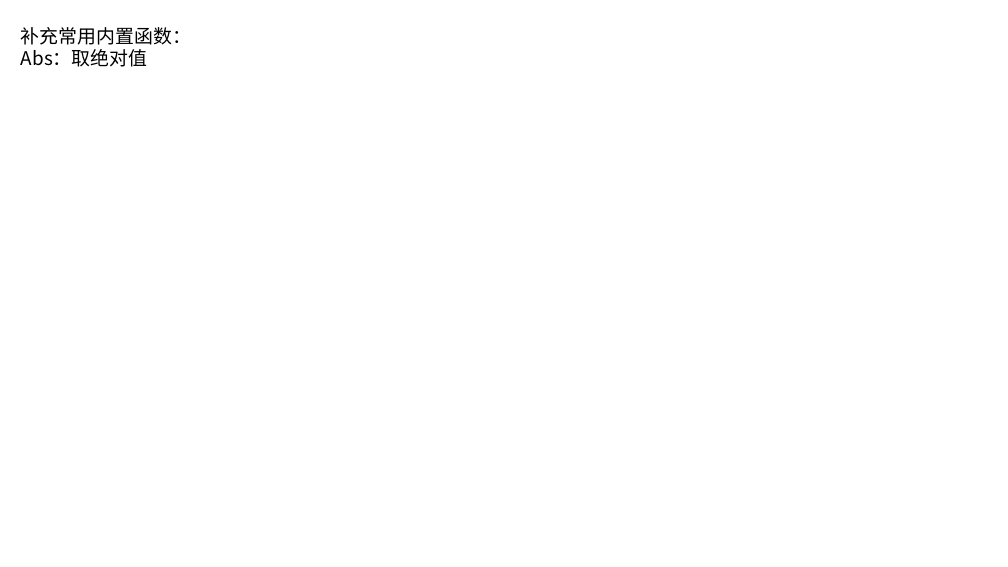
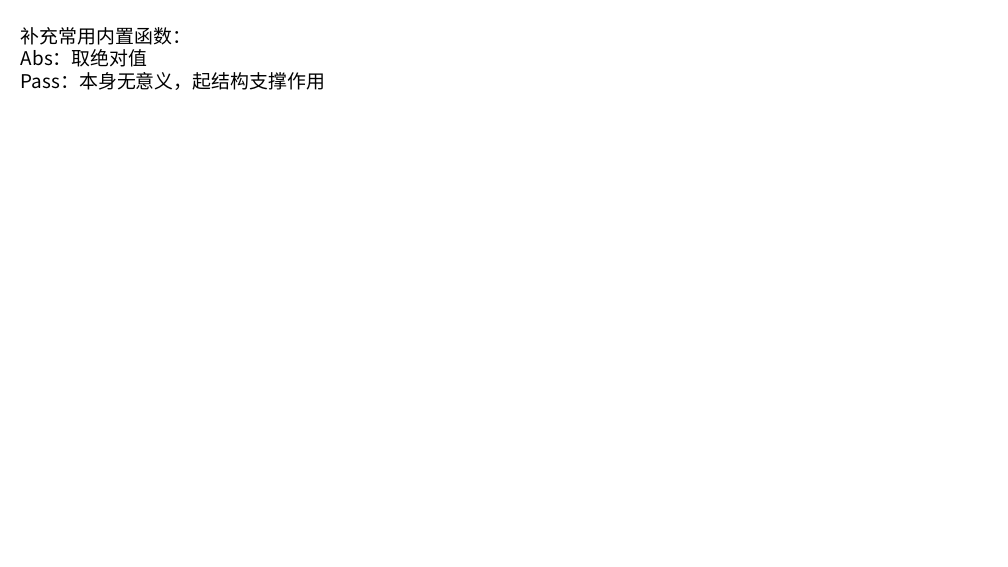
Before and after one commit to TianEthanlive/pythonBiJJi, a slide deck: slide 12 of python笔记.pptx. Drawn at 1008x567 pixels with LibreOffice and Linux fonts; fonts in the diff are those of the drawing. Boxes give left, top, right and bottom in pixels: in the first picture for what was removed or moved away, otherwise in the second. Text is boxed around its words. In the diff, an @@ line names an element or a change of style, - is before the commit and + after.

```diff
--- a/python笔记.pptx
+++ b/python笔记.pptx
@@ text at (21, 72, 325, 90): paragraph added @@
+Pass：本身无意义，起结构支撑作用
```
